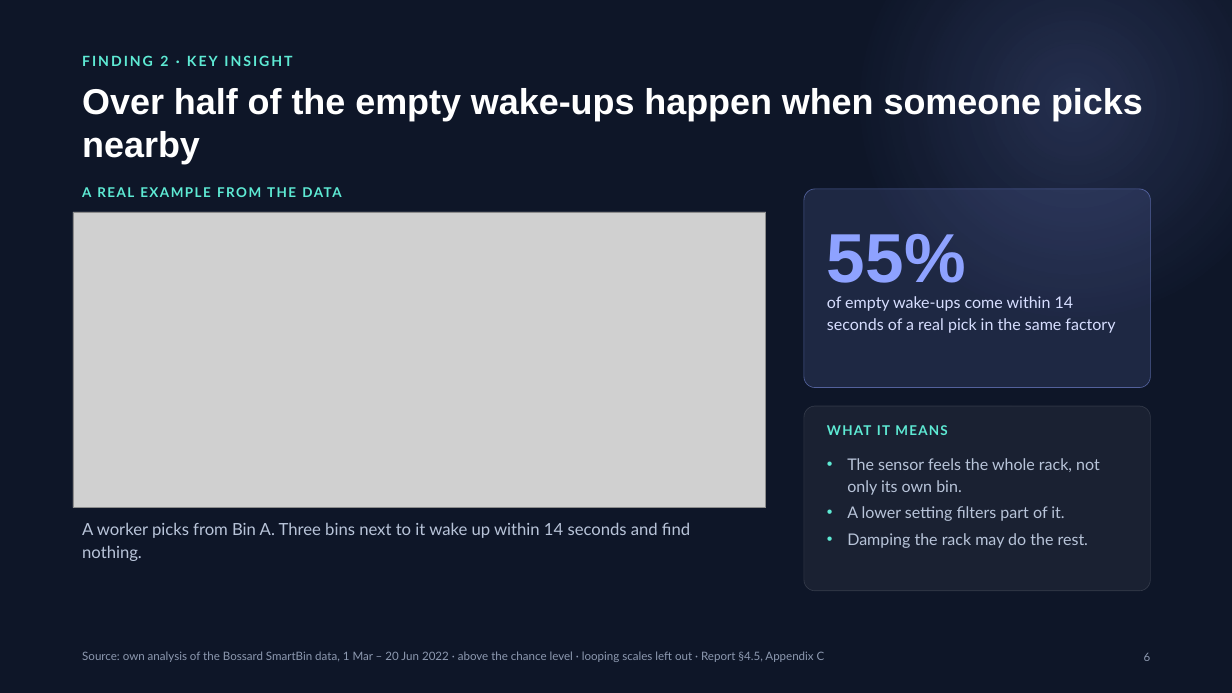
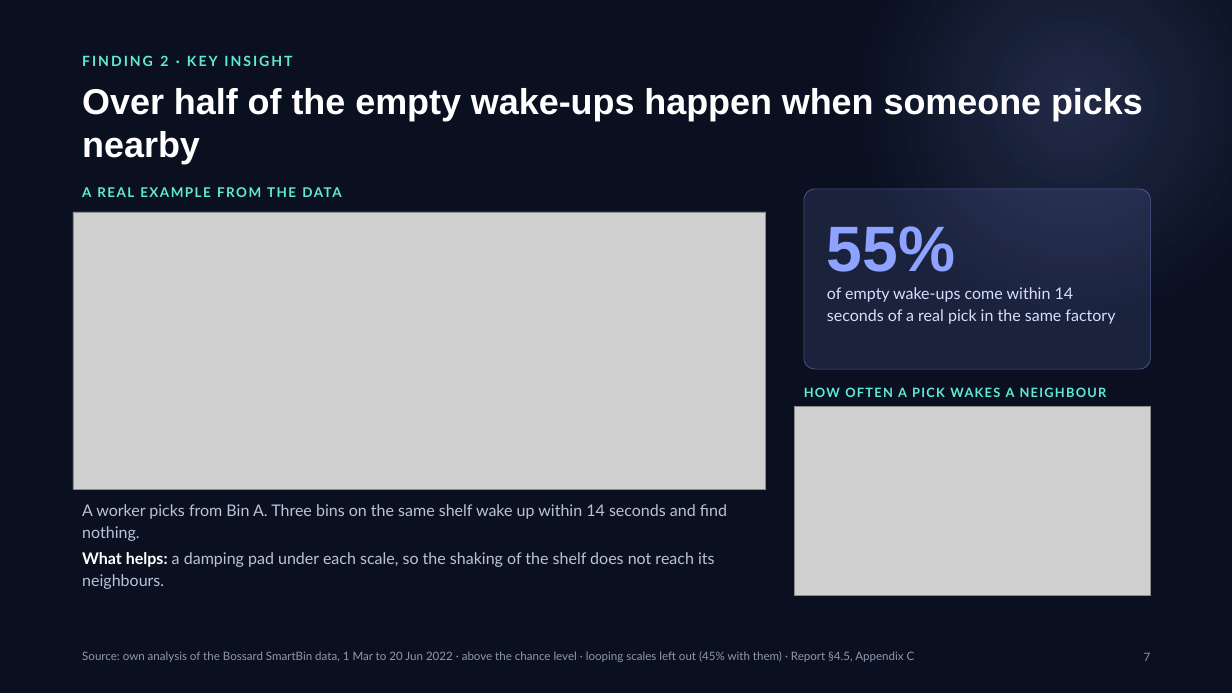
Before and after one commit to erenalpckroglu/smartbin-sensor-optimization, a slide deck: slide 7 of presentation/SmartBin – CTO presentation.pptx (slide 6 before the commit). Drawn at 1232x693 pixels with LibreOffice and Linux fonts; fonts in the diff are those of the drawing; grey boxes stand for pictures. Boxes give left, top, right and bottom in pixels: in the first picture for what was removed or moved away, otherwise in the second. Text is boxed around its words. In the diff, an @@ line names an element or a change of style, - is before the commit and + after.

```diff
--- a/presentation/SmartBin – CTO presentation.pptx
+++ b/presentation/SmartBin – CTO presentation.pptx
@@ background #0E1628 to #0A1020 @@
@@ rounded rectangle: place and size @@
-rounded rectangle at [804,189,1151,387]
+rounded rectangle at [804,189,1151,369]
@@ rounded rectangle at [804,189,1151,369]: proportions changed @@
@@ text "55%" at [827,226,955,272]: size 54 to 50 pt @@
@@ picture: place and size @@
-picture at [73,212,766,507]
+picture at [73,212,766,489]
@@ text "of empty wake-ups come within ...": place and size @@
-text "of empty wake-ups come within ..." at [827,296,1115,333]
+text "of empty wake-ups come within ..." at [827,287,1115,324]
@@ text added at [804,387,1107,397], 10 pt, text #5EEAD4, bold @@
+HOW OFTEN A PICK WAKES A NEIGHBOUR
@@ picture added at [795,406,1151,595] @@
@@ rounded rectangle removed at [804,406,1151,591] @@
@@ text removed at [827,425,947,435] @@
-WHAT IT MEANS
@@ text removed at [847,458,1100,548] @@
-• The sensor feels the whole rack, not only its own bin.
-• A lower setting filters part of it.
-• Damping the rack may do the rest.
@@ text at [82,504,727,589]: text changed; size 13 to 12.5 pt @@
-A worker picks from Bin A. Three bins next to it wake up within 14 seconds and find nothing.
+A worker picks from Bin A. Three bins on the same shelf wake up within 14 seconds and find nothing.
+What helps: a damping pad under each scale, so the shaking of the shelf does not reach its neighbours.
@@ text at [82,651,915,662]: text changed @@
-Source: own analysis of the Bossard SmartBin data, 1 Mar – 20 Jun 2022 · above the chance level · looping scales left out · Report §4.5, Appendix C
+Source: own analysis of the Bossard SmartBin data, 1 Mar to 20 Jun 2022 · above the chance level · looping scales left out (45% with them) · Report §4.5, Appendix C
@@ text at [1144,653,1151,661]: text changed @@
-6
+7
```
Also in this commit, not shown: 21 other slides changed, 2 slides added, 24 other files.
